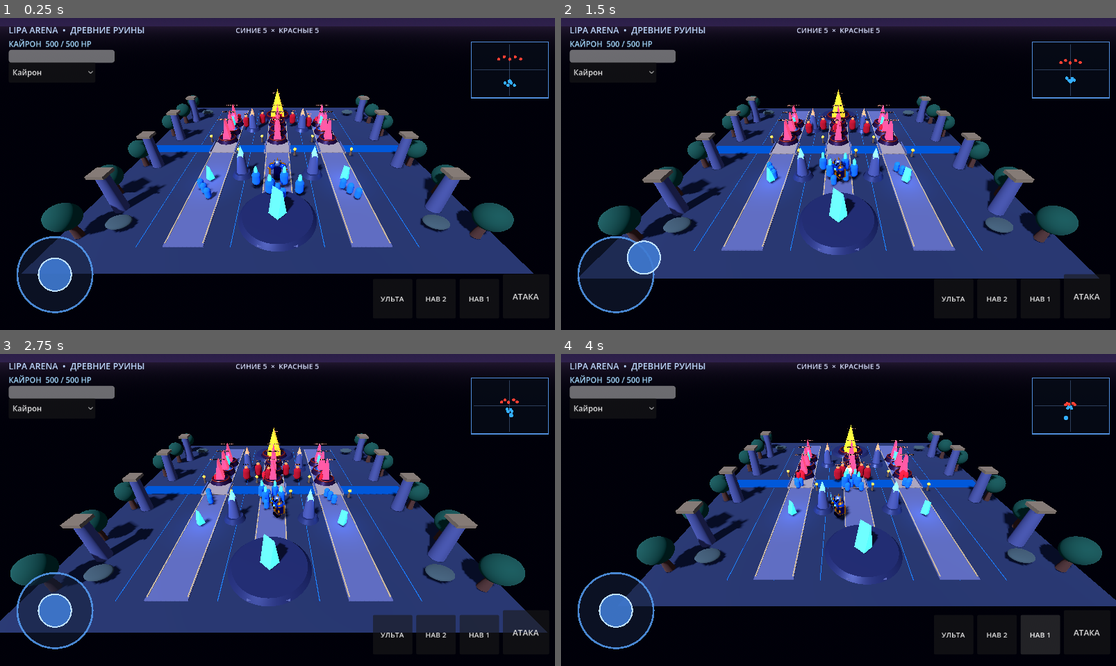
Above: before the commit, frames 1-4 (two rows, left to right).
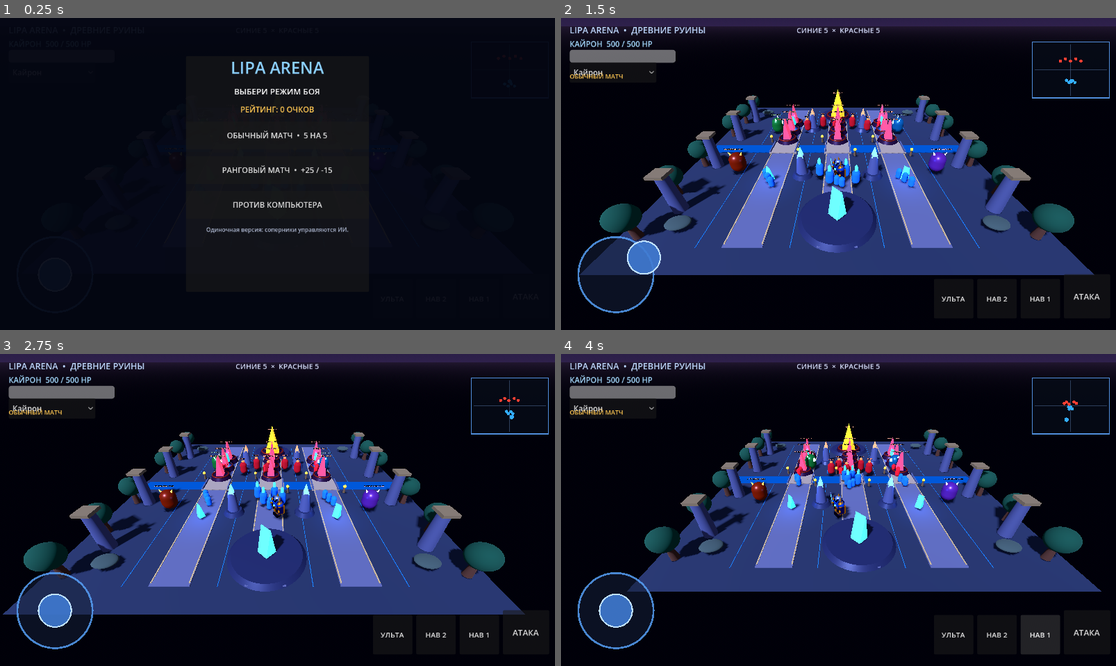
Above: after the commit, the same moments.

Repository: soldatovaveronika03-oss/Lipa-Arena
Game: Godot game, scene res://scenes/main.tscn
Same seed, same stepped clock (60 frames per second), same inputs: the game is played once before the commit and once after it.
Inputs (mouse positions are in pixels of both pictures, inside the frame that each line leads up to):
- Up to frame 1 (0.25 s): no input
- Up to frame 2 (1.5 s): click (838, 136) at 0.5 s, where only the run after the commit has a clickable "ОБЫЧНЫЙ МАТЧ • 5 НА 5"; drag from (616, 273) to (894, 105) at 1.27 s
- Up to frame 3 (2.75 s): drag from (166, 525) to (249, 572) at 2.02 s
- Up to frame 4 (4 s): click "АТАКА" at 2.75 s; click "НАВ 1" at 3.5 s

The runs differ from the first frame. In frame 1, 40% of the frame differs, in the area x 0-100%, y 0-95%; in frame 2, 7.4%; in frame 3, 21%; in frame 4, 17%.

Commit message:
Add game mode lobby, ranked points, and jungle camps

Diff:
--- a/scripts/main.gd
+++ b/scripts/main.gd
@@ -6,30 +6,41 @@
 const JoystickScript = preload("res://scripts/virtual_joystick.gd")
 const ObjectiveScript = preload("res://scripts/objective.gd")
 const MinionScript = preload("res://scripts/minion.gd")
+const JungleMonsterScript = preload("res://scripts/jungle_monster.gd")
 
 var player: CharacterBody3D
 var health_bar: ProgressBar
 var health_text: Label
 var victory_shown: bool = false
 var wave_timer: float = 18.0
+var game_started: bool = false
+var selected_game_mode: String = "Обычный матч"
+var rank_points: int = 0
 
 func _ready() -> void:
 	_create_environment()
 	_create_arena()
 	_create_objectives()
+	_create_jungle_camps()
 	_create_player()
 	_create_enemies()
 	_create_allies()
 	_spawn_wave()
 	_create_hud()
+	_load_rank_points()
+	_show_mode_menu()
 
 func _process(delta: float) -> void:
+	if not game_started:
+		return
 	wave_timer -= delta
 	if wave_timer <= 0.0:
 		_spawn_wave()
 		wave_timer = 18.0
 	if not victory_shown and get_tree().get_nodes_in_group("enemy_throne").is_empty():
 		victory_shown = true
+		if selected_game_mode == "Ранговый матч":
+			_save_rank_points(25)
 		if is_instance_valid(player) and player.has_method("play_victory_pose"):
 			player.play_victory_pose()
 		var message := Label.new()
@@ -245,6 +256,124 @@
 			red.position = Vector3(lane_x + (float(i) - 1.0) * 0.55, 0.0, -9.0 - float(i) * 0.7)
 			add_child(red)
 
+func _create_jungle_camps() -> void:
+	# Four neutral camps in the forest. Each camp grants a distinct temporary buff.
+	var camps := [
+		{"name": "EMBER_GUARDIAN", "buff": "ember", "label": "СТРАЖ ПЛАМЕНИ", "color": Color(1.0, 0.30, 0.10), "pos": Vector3(-11.0, 0.0, 5.0)},
+		{"name": "FROST_GUARDIAN", "buff": "frost", "label": "ЛЕДЯНОЙ СТРАЖ", "color": Color(0.20, 0.75, 1.0), "pos": Vector3(11.0, 0.0, -5.0)},
+		{"name": "WILD_GUARDIAN", "buff": "wild", "label": "ДУХ ЛЕСА", "color": Color(0.25, 0.90, 0.38), "pos": Vector3(-11.0, 0.0, -5.0)},
+		{"name": "ARCANE_GUARDIAN", "buff": "arcane", "label": "АРКАННЫЙ ГОЛЕМ", "color": Color(0.72, 0.35, 1.0), "pos": Vector3(11.0, 0.0, 5.0)}
+	]
+	for camp in camps:
+		var monster := CharacterBody3D.new()
+		monster.name = str(camp["name"])
+		monster.set_script(JungleMonsterScript)
+		monster.set("buff_type", str(camp["buff"]))
+		monster.set("monster_title", str(camp["label"]))
+		monster.set("glow_color", camp["color"])
+		monster.position = camp["pos"]
+		add_child(monster)
+
+func _load_rank_points() -> void:
+	var config := ConfigFile.new()
+	if config.load("user://lipa_rank.cfg") == OK:
+		rank_points = int(config.get_value("ranked", "points", 0))
+
+func _save_rank_points(change: int) -> void:
+	rank_points = maxi(rank_points + change, 0)
+	var config := ConfigFile.new()
+	config.set_value("ranked", "points", rank_points)
+	config.save("user://lipa_rank.cfg")
+
+func _show_mode_menu() -> void:
+	get_tree().paused = true
+	var layer := get_node("CanvasLayer") as CanvasLayer
+	var overlay := Control.new()
+	overlay.name = "ModeMenu"
+	overlay.set_anchors_and_offsets_preset(Control.PRESET_FULL_RECT)
+	overlay.process_mode = Node.PROCESS_MODE_ALWAYS
+	layer.add_child(overlay)
+
+	var shade := ColorRect.new()
+	shade.set_anchors_and_offsets_preset(Control.PRESET_FULL_RECT)
+	shade.color = Color(0.015, 0.025, 0.07, 0.94)
+	shade.mouse_filter = Control.MOUSE_FILTER_STOP
+	overlay.add_child(shade)
+
+	var panel := PanelContainer.new()
+	panel.anchor_left = 0.5
+	panel.anchor_right = 0.5
+	panel.anchor_top = 0.5
+	panel.anchor_bottom = 0.5
+	panel.offset_left = -190
+	panel.offset_right = 190
+	panel.offset_top = -245
+	panel.offset_bottom = 245
+	overlay.add_child(panel)
+
+	var column := VBoxContainer.new()
+	column.add_theme_constant_override("separation", 14)
+	panel.add_child(column)
+
+	var title := Label.new()
+	title.text = "LIPA ARENA"
+	title.horizontal_alignment = HORIZONTAL_ALIGNMENT_CENTER
+	title.add_theme_font_size_override("font_size", 34)
+	title.add_theme_color_override("font_color", Color(0.55, 0.82, 1.0))
+	column.add_child(title)
+
+	var subtitle := Label.new()
+	subtitle.text = "ВЫБЕРИ РЕЖИМ БОЯ"
+	subtitle.horizontal_alignment = HORIZONTAL_ALIGNMENT_CENTER
+	subtitle.add_theme_font_size_override("font_size", 17)
+	column.add_child(subtitle)
+
+	var rank_label := Label.new()
+	rank_label.text = "РЕЙТИНГ: %d ОЧКОВ" % rank_points
+	rank_label.horizontal_alignment = HORIZONTAL_ALIGNMENT_CENTER
+	rank_label.add_theme_color_override("font_color", Color(1.0, 0.78, 0.32))
+	column.add_child(rank_label)
+
+	var normal_button := Button.new()
+	normal_button.text = "ОБЫЧНЫЙ МАТЧ  •  5 НА 5"
+	normal_button.custom_minimum_size = Vector2(330, 58)
+	column.add_child(normal_button)
+	normal_button.pressed.connect(_start_game.bind("Обычный матч"))
+
+	var ranked_button := Button.new()
+	ranked_button.text = "РАНГОВЫЙ МАТЧ  •  +25 / -15"
+	ranked_button.custom_minimum_size = Vector2(330, 58)
+	column.add_child(ranked_button)
+	ranked_button.pressed.connect(_start_game.bind("Ранговый матч"))
+
+	var ai_button := Button.new()
+	ai_button.text = "ПРОТИВ КОМПЬЮТЕРА"
+	ai_button.custom_minimum_size = Vector2(330, 58)
+	column.add_child(ai_button)
+	ai_button.pressed.connect(_start_game.bind("Против компьютера"))
+
+	var note := Label.new()
+	note.text = "Одиночная версия: соперники управляются ИИ."
+	note.horizontal_alignment = HORIZONTAL_ALIGNMENT_CENTER
+	note.autowrap_mode = TextServer.AUTOWRAP_WORD_SMART
+	note.add_theme_font_size_override("font_size", 12)
+	note.add_theme_color_override("font_color", Color(0.68, 0.72, 0.82))
+	column.add_child(note)
+
+func _start_game(mode: String) -> void:
+	selected_game_mode = mode
+	game_started = true
+	get_tree().paused = false
+	var menu := get_node_or_null("CanvasLayer/ModeMenu")
+	if menu != null:
+		menu.queue_free()
+	var mode_label := Label.new()
+	mode_label.text = selected_game_mode.to_upper()
+	mode_label.position = Vector2(18, 112)
+	mode_label.add_theme_font_size_override("font_size", 13)
+	mode_label.add_theme_color_override("font_color", Color(1.0, 0.78, 0.32))
+	get_node("CanvasLayer").add_child(mode_label)
+
 func _create_player() -> void:
 	player = CharacterBody3D.new()
 	player.name = "Kairon"
@@ -421,6 +550,8 @@
 		_update_health_ui(player.health, player.max_health)
 
 func _show_defeat() -> void:
+	if selected_game_mode == "Ранговый матч":
+		_save_rank_points(-15)
 	var message := Label.new()
 	message.text = "ПОРАЖЕНИЕ"
 	message.set_anchors_and_offsets_preset(Control.PRESET_CENTER)
